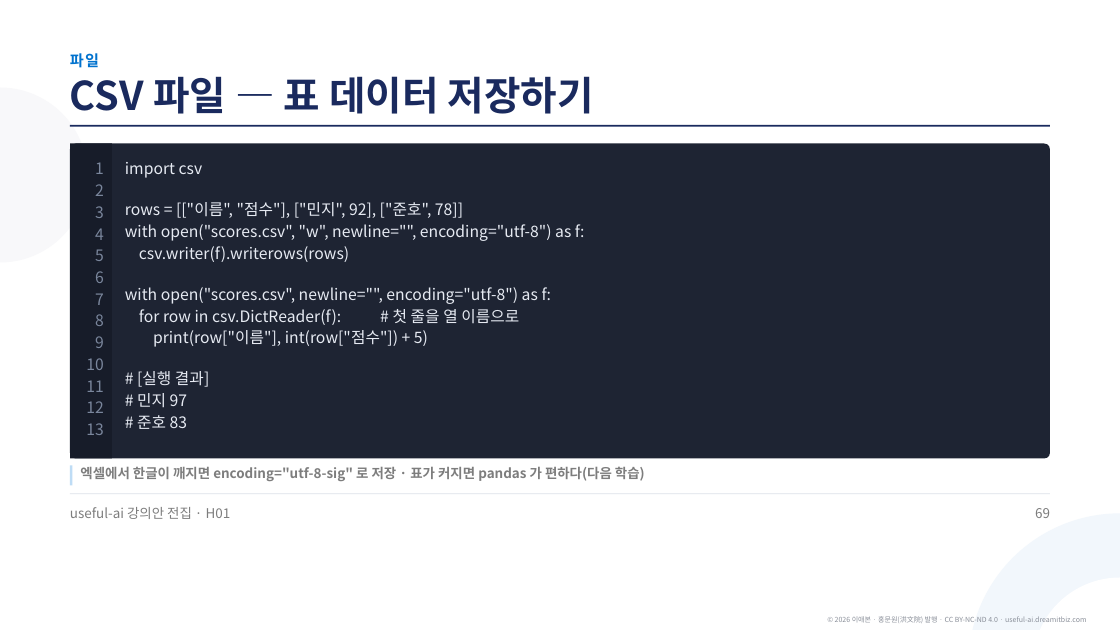
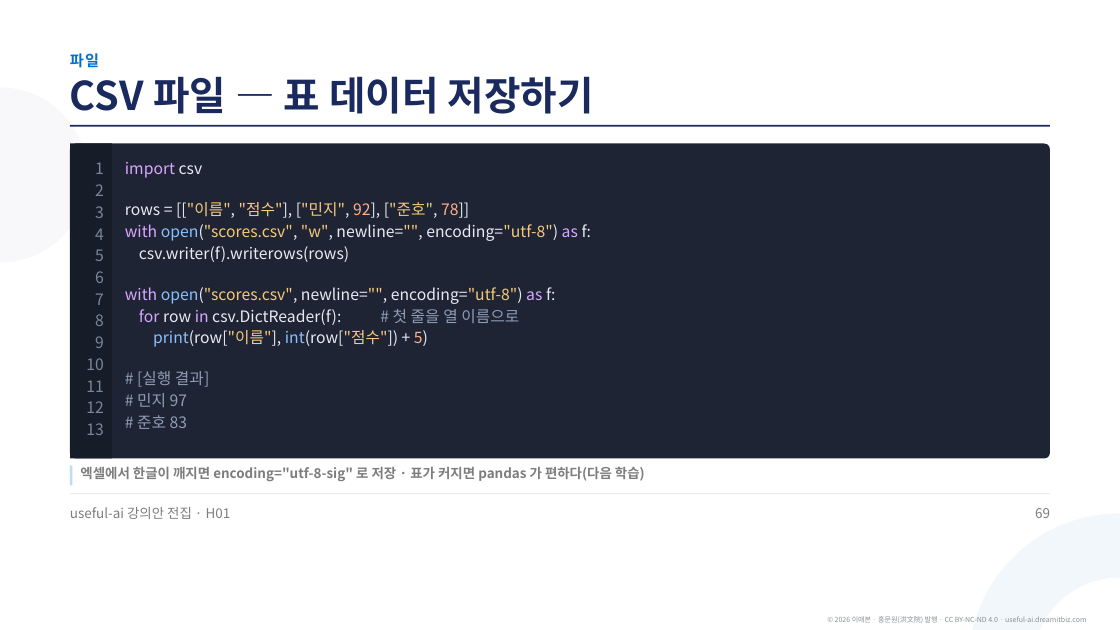
Before and after one commit to aebonlee/materials, a slide deck: slide 71 of library/h01-python-basics/h01-python-basics.pptx. Drawn at 1120x630 pixels with LibreOffice and Linux fonts; fonts in the diff are those of the drawing. Boxes give left, top, right and bottom in pixels: in the first picture for what was removed or moved away, otherwise in the second. Text is boxed around its words. In the diff, an @@ line names an element or a change of style, - is before the commit and + after.

```diff
--- a/library/h01-python-basics/h01-python-basics.pptx
+++ b/library/h01-python-basics/h01-python-basics.pptx
@@ text at (x1=125, y1=162, x2=591, y2=429): text colour #E6EAF2 to #D9A7FF in "import", "with as", "with as", "for in"; text colour #E6EAF2 to #F5C97A in "[["이름", "점수"], ["민지", ["준호",", "open("scores.csv", "w", newline="", encoding="utf-8")", "open("scores.csv", newline="", encoding="utf-8")", "print(row["이름"], int(row["점수"])"; text colour #E6EAF2 to #FFB08A in "92], 78]]", "5)"; text colour #E6EAF2 to #8ABFFF in "open("scores.csv",", "open("scores.csv",", "print(row["이름"], int(row["점수"])"; text colour #E6EAF2 to #8F9DB5 in "# 첫 줄을 열 이름으로", "# [실행 결과]", "# 민지 97", "# 준호 83" @@
```
Also in this commit, not shown: 51 other slides changed, 3 other files.
